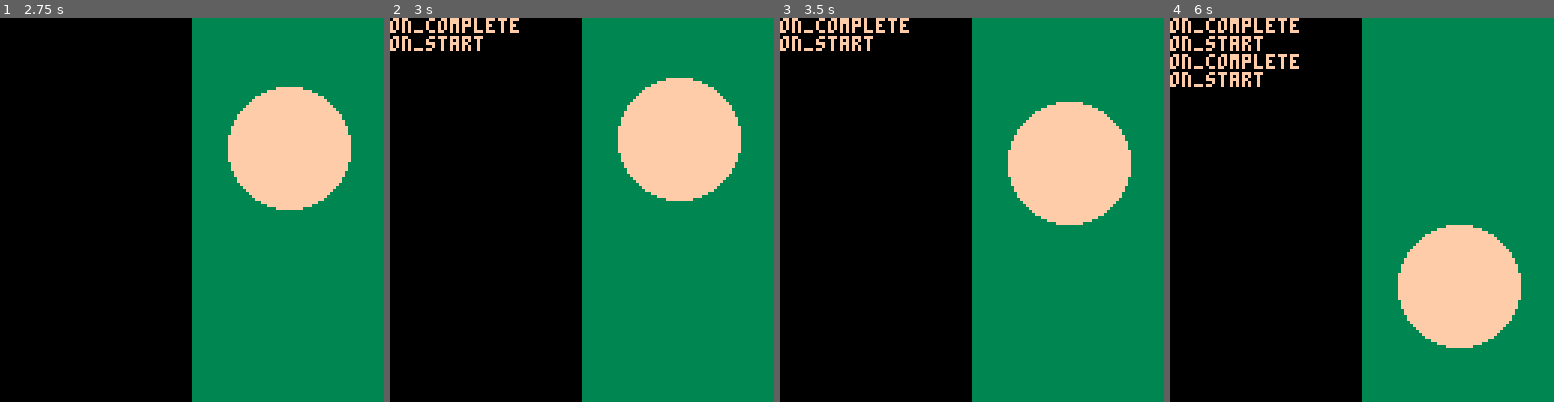
Above: before the commit, frames 1-4 (left to right).
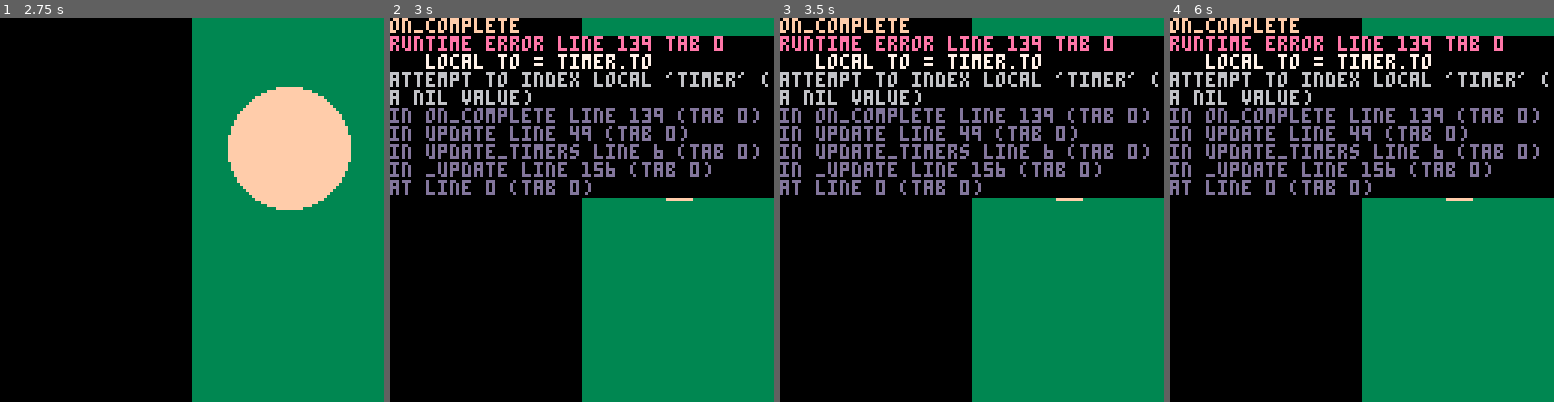
Above: after the commit, the same moments.

Repository: unstoppablecarl/pico-8-snippets
Game: PICO-8 cartridge src/tween.p8
The game is run twice, just before and just after one commit, with the same random seed, the same clock (stepped at 60 frames per second) and the same inputs.
Inputs:
- Up to frame 1 (2.75 s): no input
- Up to frame 2 (3 s): no input
- Up to frame 3 (3.5 s): no input
- Up to frame 4 (6 s): no input

Frame 1 is identical in both runs. In frame 2, 28% of the frame differs, in the area x 0-100%, y 4-47%; in frame 3, 29%; in frame 4, 36%, in the area x 0-100%, y 4-86%.
Error after the commit: runtime error line 139 tab 0; local to = timer.to; attempt to index local 'timer' (a nil value)

Commit message:
fix typo

Diff:
--- a/src/tween.p8
+++ b/src/tween.p8
@@ -109,7 +109,7 @@
  inst._on_update = inst.on_update
  inst.on_update = on_update_tween
 
- if inst.on_start then
+ if inst._on_complete then
   inst._on_complete = inst.on_complete
   inst.on_complete = on_complete_tween
  end
